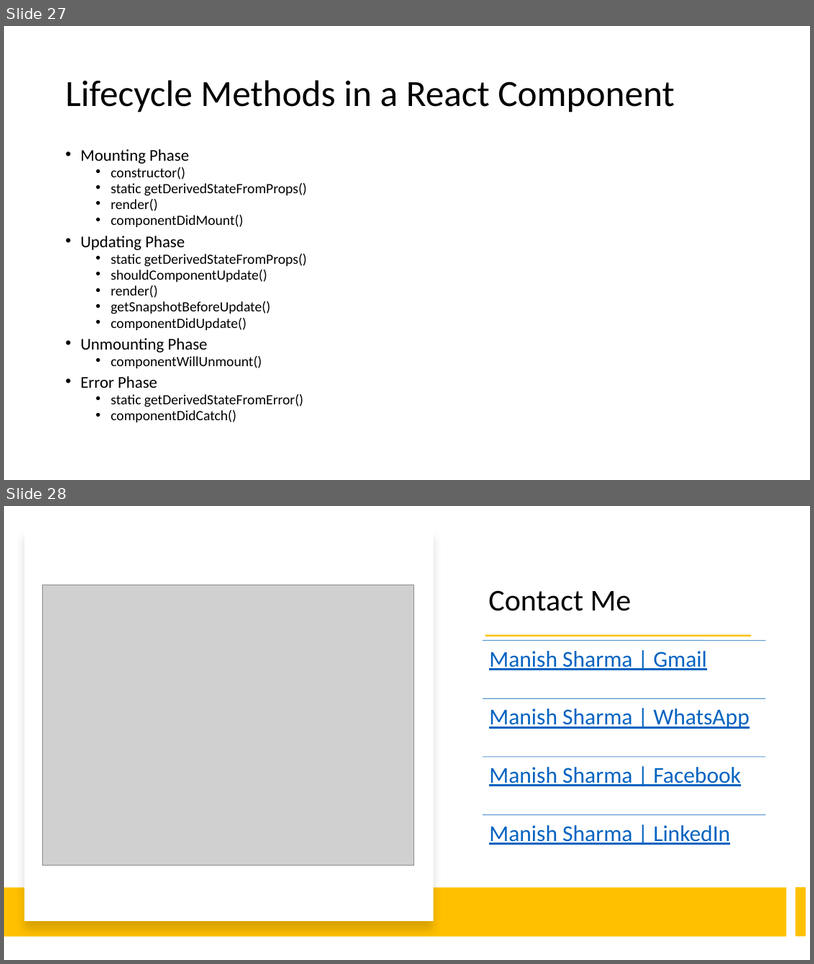
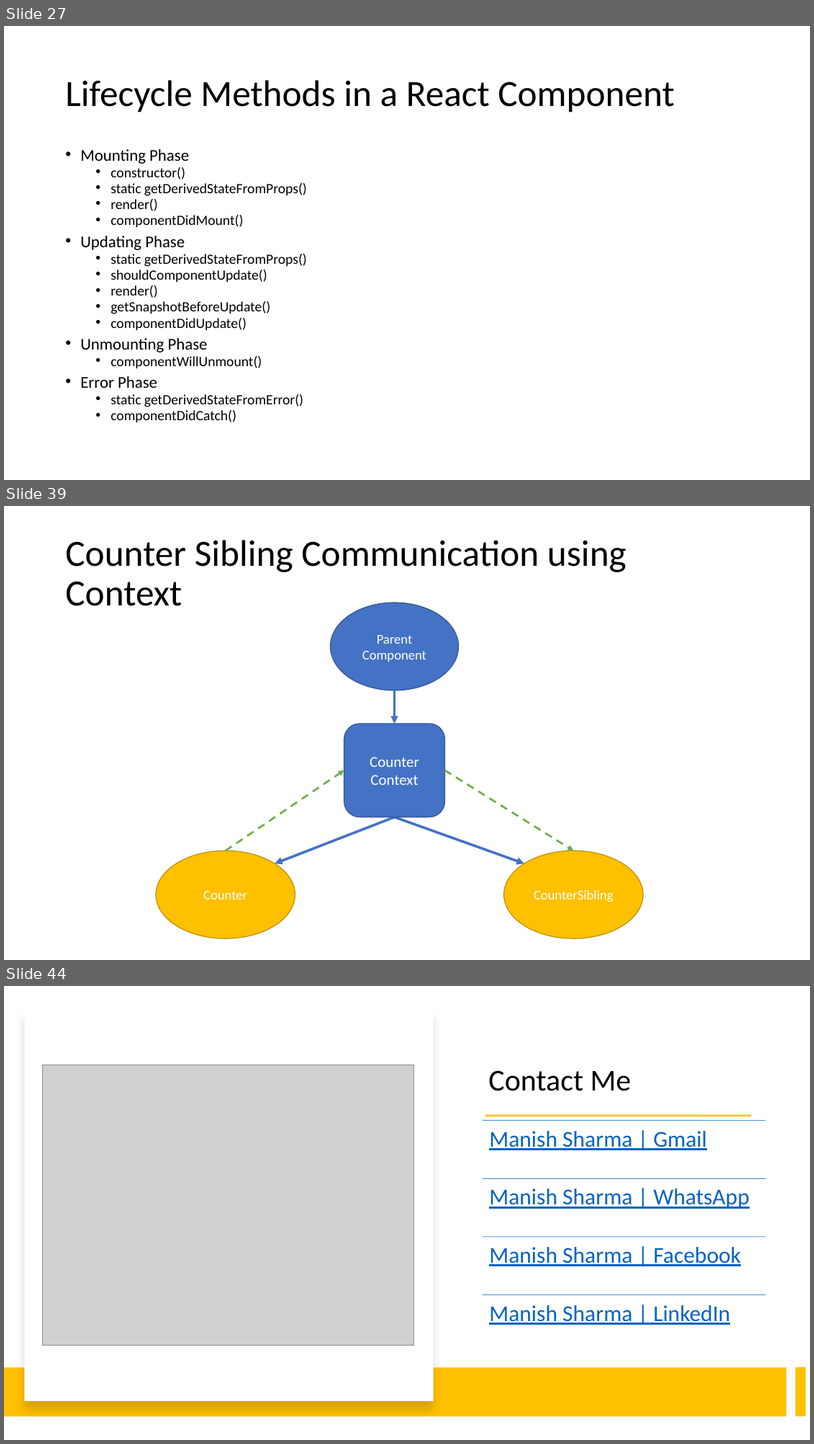
Before and after one commit to manishvbn/ReactJS_WE_Jun22, a slide deck: Notes/React.pptx. Shown one above the other, each under a label of ours: slides 27 and 28 before the commit, slides 27, 39 and 44 after it; the slides between them are not shown. The pictures are 814x964 and 814x1444 pixels, drawn with LibreOffice and Linux fonts; fonts in the diff are those of the drawing; grey boxes stand for pictures. Boxes give left, top, right and bottom in pixels: in the first picture for what was removed or moved away, otherwise in the second. Text is boxed around its words. In the diff, an @@ line names an element or a change of style, - is before the commit and + after.

```diff
--- a/Notes/React.pptx
+++ b/Notes/React.pptx
@@ slide 39 added at [4,506,810,960], background #FFFFFF @@
@@ title added at [65,540,627,606], 44 pt, text #000000 @@
+Counter Sibling Communication using Context
@@ ellipse added at [331,602,459,690], fill #4472C4, outline #325491 1 pt, 16 pt, text #FFFFFF @@
+Parent Component
@@ arrow added from (395, 690) to (395, 723), #4472C4 3 pt @@
@@ rounded rectangle added at [345,723,445,817], fill #4472C4, outline #325491 1 pt, 18 pt, text #FFFFFF @@
+Counter
+Context
@@ arrow added from (226, 850) to (345, 770), #70AD47 2.25 pt dashed @@
@@ arrow added from (445, 770) to (574, 850), #70AD47 2.25 pt dashed @@
@@ arrow added from (395, 817) to (275, 864), #4472C4 3 pt @@
@@ arrow added from (395, 817) to (525, 864), #4472C4 3 pt @@
@@ ellipse added at [156,850,295,938], fill #FFC000, outline #BD8E00 1 pt, 16 pt, text #FFFFFF @@
+Counter
@@ ellipse added at [504,850,643,938], fill #FFC000, outline #BD8E00 1 pt, 16 pt, text #FFFFFF @@
+CounterSibling
@@ what was slide 28 is now slide 44 @@
```
Also in this commit, not shown: 15 other slides added.
